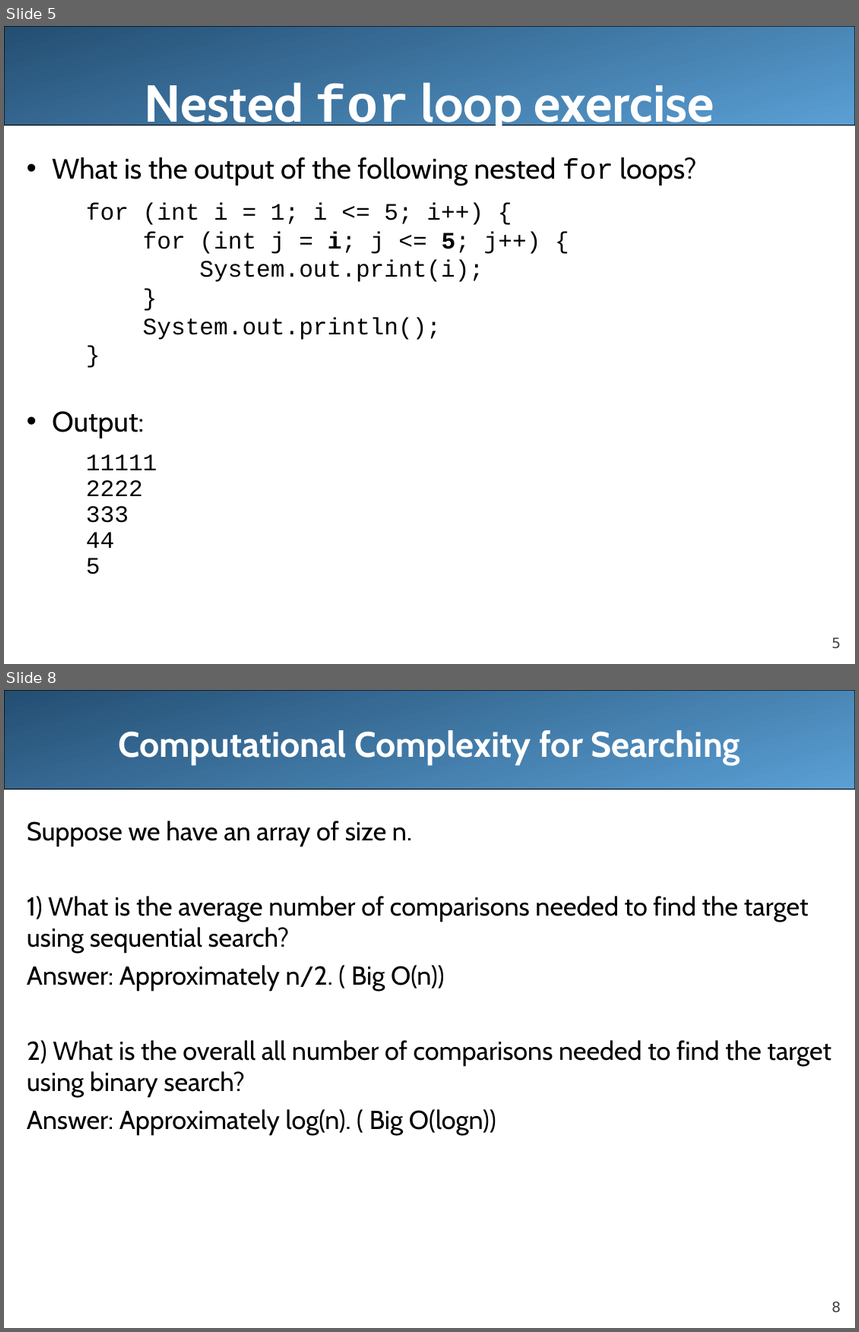
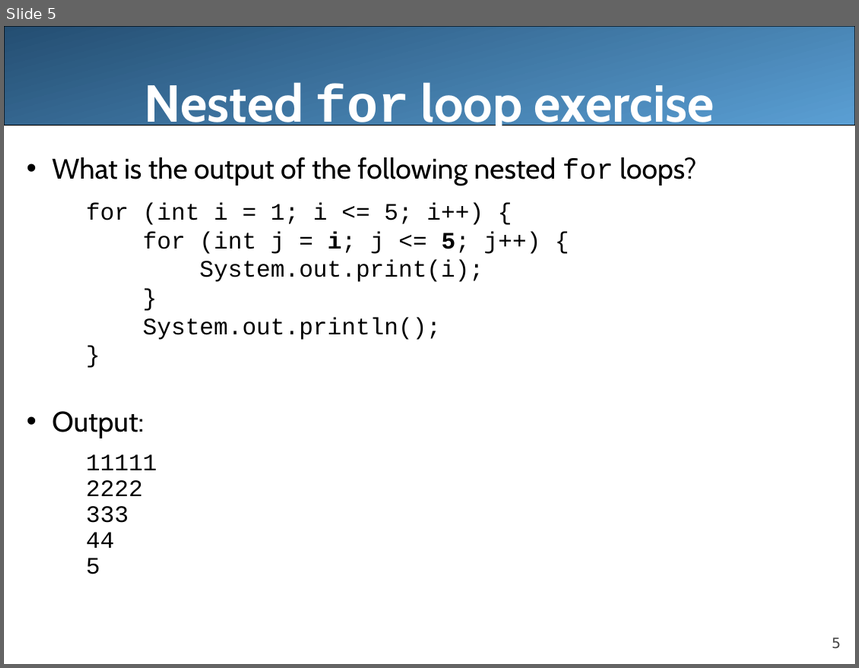
Before and after one commit to LongBaoNguyen/longbaonguyen.github.io, a slide deck: courses/apcsa/lecture12.ppt. Shown one above the other, each under a label of ours: slides 5 and 8 before the commit, slide 5 after it; the slides between them are not shown. The pictures are 859x1332 and 859x668 pixels, drawn with LibreOffice and Linux fonts; fonts in the diff are those of the drawing. Boxes give left, top, right and bottom in pixels: in the first picture for what was removed or moved away, otherwise in the second. Text is boxed around its words. In the diff, an @@ line names an element or a change of style, - is before the commit and + after.

```diff
--- a/courses/apcsa/lecture12.ppt
+++ b/courses/apcsa/lecture12.ppt
@@ slide 8 removed at (x1=4, y1=690, x2=855, y2=1328), background #FFFFFF; not listed: 2 template elements that a slide beside it also shows @@
@@ title removed at (x1=118, y1=730, x2=740, y2=766) @@
-Computational Complexity for Searching
@@ text removed at (x1=27, y1=821, x2=832, y2=1135) @@
-Suppose we have an array of size n.
-1) What is the average number of comparisons needed to find the target using sequential search?
-Answer: Approximately n/2. ( Big O(n))
-2) What is the overall all number of comparisons needed to find the target using binary search?
-Answer: Approximately log(n). ( Big O(logn))
```
Also in this commit, not shown: 6 slides changed, 8 slides added, 1 other slide removed, 2 other files.
